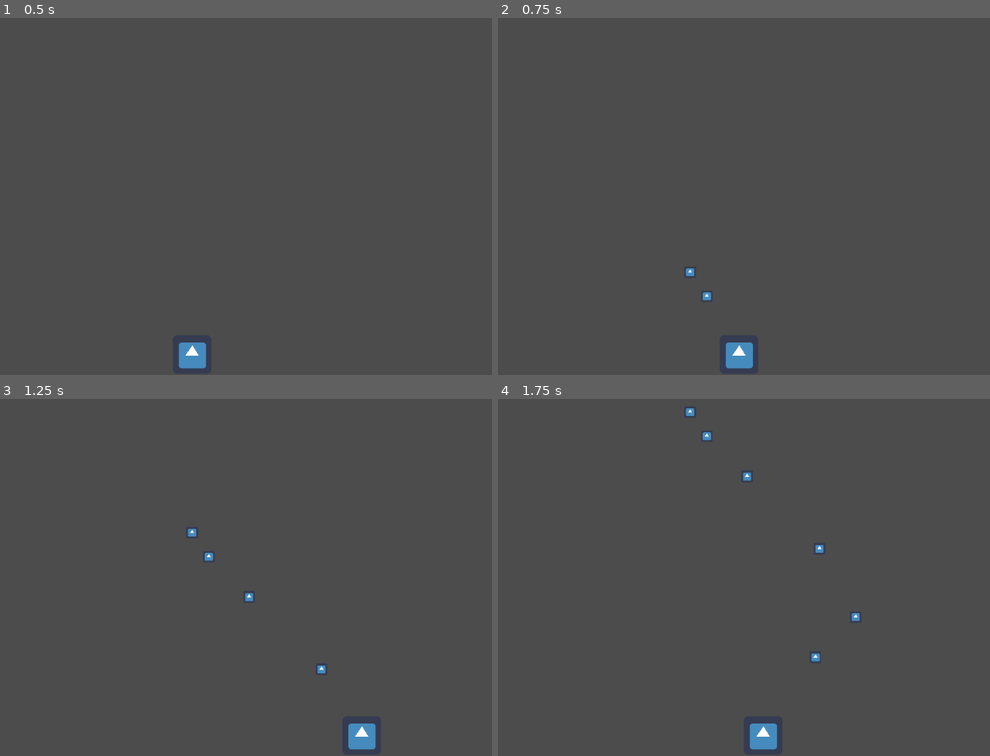
Above: before the commit, frames 1-4 (two rows, left to right).
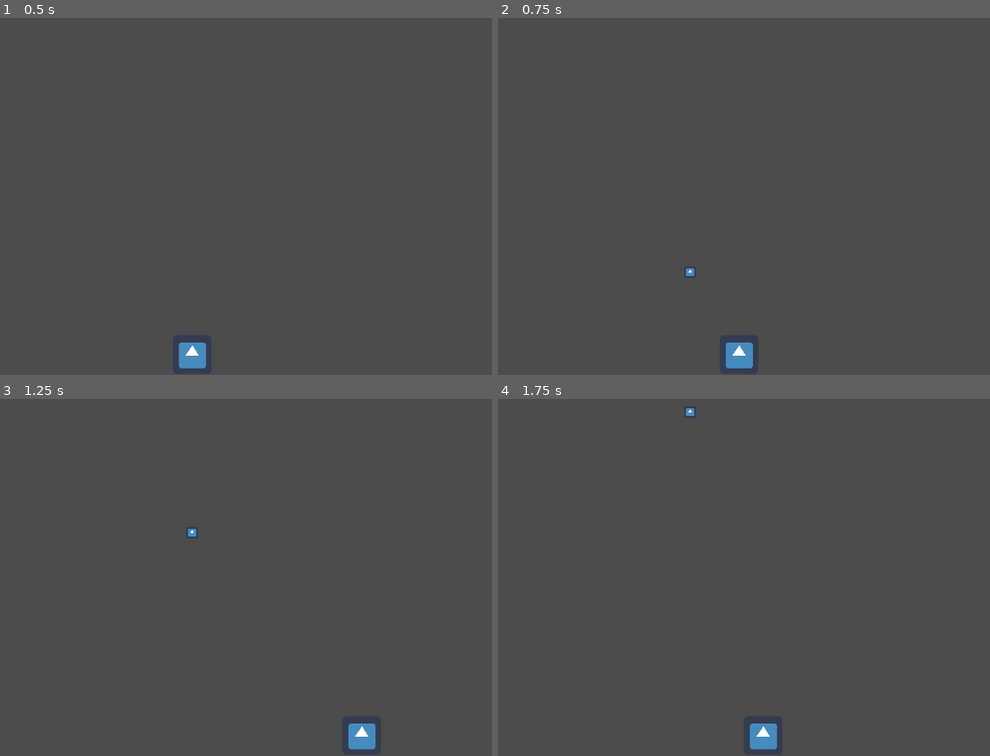
Above: after the commit, the same moments.

Repository: Santyru-C/space-invaders-clone
Game: Godot game, scene res://scenes/Main.tscn
The game is run twice, just before and just after one commit, with the same random seed, the same clock (stepped at 60 frames per second) and the same inputs. The project has no main scene, so this scene is started directly. The engine's default icon, where the game draws it, is replaced by a stand-in: a white triangle on a blue panel in a dark square.
Inputs:
- Up to frame 1 (0.5 s): no input
- Up to frame 2 (0.75 s): tap Enter (ui_accept) at 0.5, 0.6 s; hold Right (ui_right) from 0.53 s (still down)
- Up to frame 3 (1.25 s): keep holding Right (ui_right); tap Enter (ui_accept) at 0.77, 1.07 s
- Up to frame 4 (1.75 s): release Right (ui_right) at 1.28 s; hold Left (ui_left) from 1.28 s (still down); tap Enter (ui_accept) at 1.35, 1.52 s

Frame 1 is identical in both runs. In frame 2, less than 0.1% of the frame differs, in the area x 41-44%, y 76-80%; in frame 3, 0.1%; in frame 4, 0.2%, in the area x 41-74%, y 9-74%.

Commit message:
change shoot function to only be called when there is no proyectile instance

Diff:
--- a/project/scenes/actors/Player.gd
+++ b/project/scenes/actors/Player.gd
@@ -19,11 +19,12 @@
 	if Input.is_action_pressed("ui_left"):
 		direction.x = -1
 	if Input.is_action_just_pressed("ui_accept"):
-		shoot() # and not bullet instance
+		if !get_parent().has_node("Proyectile"):
+			shoot()
 
 func _ready():
 	pass
 
 func _physics_process(_delta):
 	get_input()
-	var collision = move_and_slide(direction * speed)
+	var _collision = move_and_slide(direction * speed)
